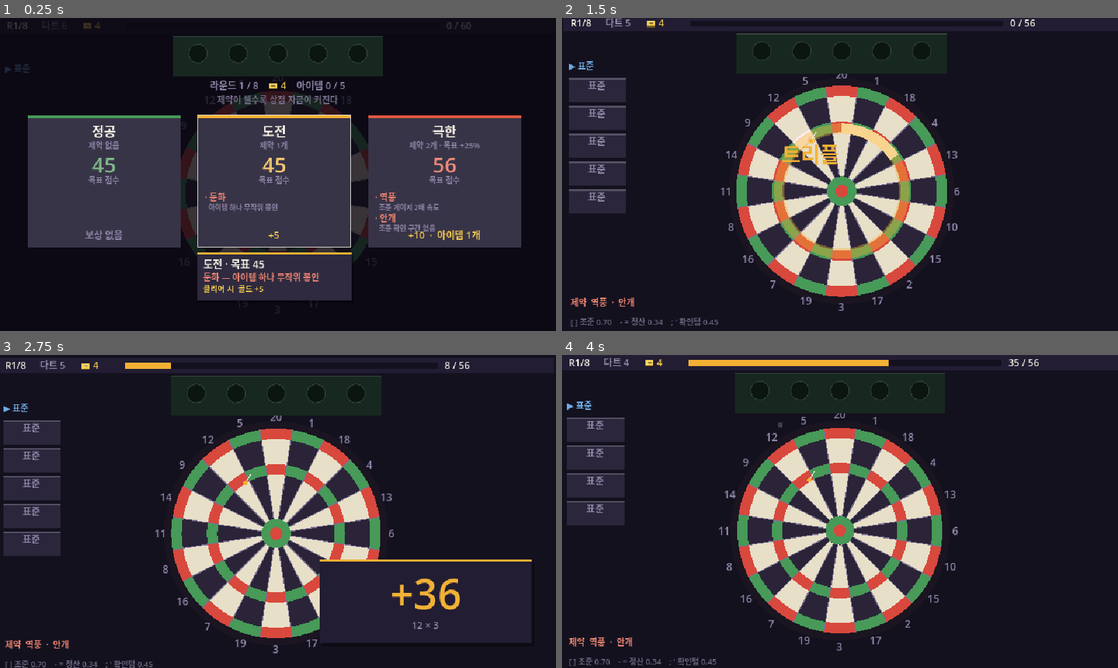
Above: before the commit, frames 1-4 (two rows, left to right).
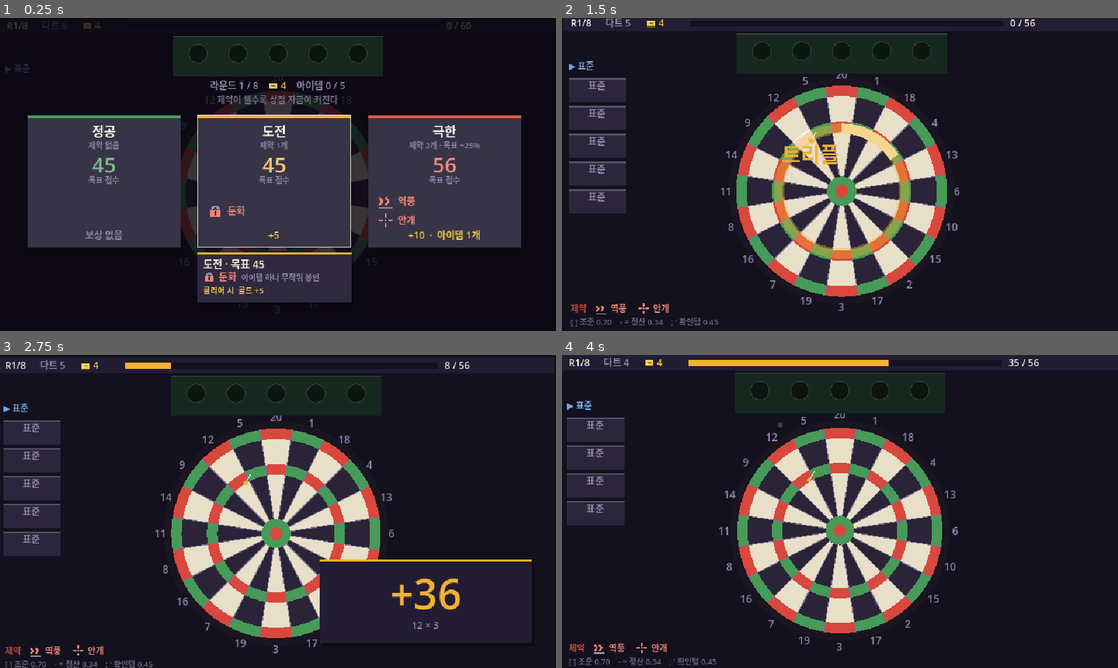
Above: after the commit, the same moments.

Repository: GGbong69/test-03
Game: Godot game, scene res://scenes/main.tscn
The game is run twice, just before and just after one commit, with the same random seed, the same clock (stepped at 60 frames per second) and the same inputs.
Inputs (mouse positions are in pixels of both pictures, inside the frame that each line leads up to):
- Up to frame 1 (0.25 s): no input
- Up to frame 2 (1.5 s): tap Enter at 0.5 s; move the mouse to (962, 158) at 0.52 s; click (962, 158) at 0.67 s; tap Space at 0.77, 1.25 s; move the mouse to (728, 190) at 1.27 s; click (728, 190) at 1.42 s
- Up to frame 3 (2.75 s): tap Space at 1.52 s; move the mouse to (333, 442) at 2.02 s; click (333, 442) at 2.17 s
- Up to frame 4 (4 s): move the mouse to (812, 574) at 2.77 s; click (812, 574) at 2.92 s; tap Space at 3.02, 3.77 s; move the mouse to (1006, 558) at 3.52 s; click (1006, 558) at 3.67 s

The runs differ from the first frame. In frame 1, 1.5% of the frame differs, in the area x 35-79%, y 55-91%; in frame 2, 0.3%; in frame 3, 0.3%; in frame 4, 0.3%.

Commit message:
스테이지 제약에 아이콘 추가
8pt 설명 줄이 안 읽히는 것이 발단이었다. 640x360 에
texture_filter=0 이면 8px 한글은 자모 성분이 1px 밑으로 내려가
회색 얼룩이 된다. 그 줄을 없애고 아이콘이 같은 뜻을 실루엣으로
옮긴다. 정확한 문구는 툴팁이 그대로 들고 있다.

여섯이 지배 형태를 하나씩 갖는다 — 좁은 판 세로 막대쌍,
역풍 겹화살, 안개 십자, 단벌 가로 층, 금지 구역 부채꼴,
둔화 자물쇠. 색을 다 빼도 갈린다.

테두리 원은 안 쓴다. 스테이지 화면에는 빈 칩 홈이 속 빈 고리로
최대 다섯 개 떠 있고 그 뜻이 "아직 아무것도 없음" 이다. 같은
프레임에서 같은 형태가 두 뜻을 지면 안 된다.

_icon_mod 는 좋아진 곳을 C_ACC 로 덮는다. 제약은 정확히 뒤집어
나빠진 곳만 칠한다. 이 세트에 금색은 한 번도 안 나온다 — 한 점만
섞여도 얻는 것으로 읽힌다. 회색조에서 색은 못 믿으므로 loss 는
여섯 중 다섯에서 그 아이콘의 가장 큰 도형이다.

유령선(반투명 옛 형태)은 버렸다. 카드 바탕이 하단 줄 바탕보다
다섯 배 밝아서 같은 반투명 선이 자리에 따라 구조선보다 진해진다.

금지 구역의 조각이 12시인 것은 임의가 아니다. sectors[0]=20 이고
annulus_at 의 각 0 이 위쪽이다.

같이 옮긴 것 — 하단 제약 줄이 baseline 334 라 점수 카드(바닥 328)
안으로 들어가 있었다. 341 로 내렸다.

Co-Authored-By: Claude Opus 5 <noreply@anthropic.com>

Diff:
--- a/scripts/game.gd
+++ b/scripts/game.gd
@@ -1593,6 +1593,156 @@
 
 
 # ══════════════════════════════════════════════════════════
+#  제약 아이콘
+# ──────────────────────────────────────────────────────────
+#  GameData.MODIFIERS 6종. 세 자리에서 크기만 달리 쓴다.
+#    스테이지 카드 r=9(18px) · 하단 제약 줄 r=7(14px) · 툴팁 r=7(14px)
+#  이름을 _icon_mod 로 못 짓는다 — 코드에서 mod 는 이미 보드 개조다.
+#
+#  ── 실루엣 ──
+#  이 게임은 이미 네 실루엣을 썼다.
+#    아이템     꽉 찬 원반      draw_item_chip
+#    개조       불투명 사각판    _icon_mod
+#    다트       긴 대각 획      _icon_dart
+#    빈 랙 홈   속 빈 고리      _panel_draw
+#  마지막 것이 결정적이다. 스테이지 화면 y 21~67 에 지름 21.6px 짜리
+#  빈 고리가 최대 5개 떠 있고 그 뜻이 "아직 아무것도 없음"이다.
+#  그래서 제약은 원도 사각도 대각선도 테두리도 쓰지 않는다. 바탕 없이
+#  2r 정사각 안에 획과 덩어리만 놓고 여섯이 지배 형태를 하나씩 갖는다.
+#    narrow 세로 막대쌍 · gust 겹화살 · fog 십자
+#    short  가로 층    · dead 부채꼴  · dull 자물쇠
+#  색을 다 빼도 여섯이 갈린다.
+#
+#  ── 세 톤 ──
+#    grey  살아남은 것       C_WIRE.lightened(0.18)
+#    loss  제약이 부순 것     C_MULT.lightened(0.25)  ← 옆 이름 글자와 같은 값
+#    cut   덩어리에 파낸 홈    loss 위에만 얹는다
+#  유령선(반투명 옛 형태)은 안 쓴다. 카드 바탕 C_PANEL.lightened(0.10) 은
+#  하단 줄 바탕 C_BG 보다 밝기가 5배라, 반투명 1px 선은 카드 위에서
+#  grey 와 명암이 붙어 구조선과 구별이 안 되고 오히려 더 진해진다.
+#  파선으로 끊기엔 14px 에서 호가 3~5px 라 자리가 없다. 없어진 것은
+#  "없음"과 "그 자리를 덮은 loss" 로만 말한다.
+#  cut 을 바탕색이 아니라 고정 어두운 색으로 둔 것도 같은 이유다.
+#  항상 loss 덩어리 위에만 찍으므로 대비가 7:1 로 고정이고 자리를
+#  안 탄다. 바탕색으로 구멍을 뚫으면 하단 줄에선 C_BG 와 같아져
+#  그리나 마나가 된다.
+#
+#  ── 극성 ──
+#  _icon_mod 는 좋아진 곳을 C_ACC 로 덮는다. 여기는 정확히 뒤집어
+#  나빠진 곳만 loss 로 칠한다. 이 세트에 C_ACC / C_GOLD 는 한 번도
+#  안 나온다 — 금색이 한 점만 섞여도 "얻는 것"으로 읽힌다.
+#  loss 와 grey 의 휘도차는 1.23:1 뿐이라 회색조에서 색은 못 믿는다.
+#  그래서 loss 는 여섯 중 다섯에서 그 아이콘의 가장 큰 단일 도형이다.
+#  narrow 만 예외인데, 주제가 "얇아짐" 자체라 loss 가 얇은 것이 곧 뜻이다.
+#
+#  ── 크기 ──
+#  좌표는 전부 r 비율, 두께에만 하한을 건다. narrow 의 2:1 은 하한이
+#  걸린 뒤에도 유지된다 — 굵은 쪽이 2.0 에 눌리면 얇은 쪽은 그 절반인
+#  1.0 이 되므로 비가 안 무너진다.
+#  여섯 전부 2r 정사각을 넘지 않는다. 하나라도 넘으면 세 자리의 여백
+#  검산이 아이콘마다 달라져 전부 거짓말이 된다.
+#  r=7 에서 가장 가는 획 1.05px, 가장 좁은 틈 1.09px. 하한은 r=6.5 다.
+# ══════════════════════════════════════════════════════════
+
+const LIM := {
+	"thin": 0.15, "thin_lo": 1.0,   # 맥락 획
+	"bold": 0.30, "bold_lo": 2.0,   # 구조 획
+}
+
+
+func _icon_modifier(c: Vector2, r: float, id: String, dim: float,
+		a: float = 1.0) -> void:
+	var grey := Color(C_WIRE.lightened(0.18).darkened(dim), a)
+	var loss := Color(C_MULT.lightened(0.25).darkened(dim), a)
+	var cut := Color(C_DARK.darkened(0.45), a)          # loss 덩어리 안에만
+	var w1: float = maxf(r * float(LIM.thin), float(LIM.thin_lo))
+	var w2: float = maxf(r * float(LIM.bold), float(LIM.bold_lo))
+
+	match id:
+		# ── 좁은 판 ──────────────────────────────────────
+		# 세로 막대 둘, 굵기비 정확히 2:1. 왼쪽 grey 가 원래 폭,
+		# 오른쪽 loss 가 남은 폭이다. 한 프레임에 before/after 를 같이
+		# 넣으므로 유령선이 필요 없다 — 왼쪽 막대가 이미 그 유령이다.
+		"narrow":
+			var nh := r * 1.60
+			var nw := maxf(r * 0.34, 2.0)
+			draw_rect(Rect2(c + Vector2(-r * 0.40 - nw * 0.5, -nh * 0.5),
+					Vector2(nw, nh)), grey)
+			draw_rect(Rect2(c + Vector2(r * 0.40 - nw * 0.25, -nh * 0.5),
+					Vector2(nw * 0.5, nh)), loss)
+
+		# ── 역풍 ────────────────────────────────────────
+		# 겹화살. 배속 버튼 관례 그대로라 "2배"를 개수로 말한다 —
+		# 학습 비용이 0 이고, 각진 획이라 세트에서 유일하다.
+		# 아래 가는 선은 게이지 궤도, 이 아이콘에서 유일하게 멀쩡한 것.
+		"gust":
+			draw_line(c + Vector2(-r * 0.88, r * 0.86),
+					c + Vector2(r * 0.88, r * 0.86), grey, w1)
+			for i in 2:
+				var gx := r * (-0.80 + 0.80 * float(i))
+				draw_line(c + Vector2(gx, -r * 0.46),
+						c + Vector2(gx + r * 0.44, 0.0), loss, w2)
+				draw_line(c + Vector2(gx + r * 0.44, 0.0),
+						c + Vector2(gx, r * 0.46), loss, w2)
+
+		# ── 안개 ────────────────────────────────────────
+		# CONFIRM 은 조준 십자에 링 두 개(22→7, 30→11)를 조여 붙여
+		# "멈춰 볼 틈"을 만든다. 그 링이 통째로 없다. 남은 것은 십자와
+		# 가운데 표적점뿐이고, 둘 사이의 빈 고리가 사라진 확인 구간이다.
+		"fog":
+			var hole := r * 0.34
+			for i in 4:
+				var fa := TAU * float(i) * 0.25
+				var fd := Vector2(cos(fa), sin(fa))
+				draw_line(c + fd * hole, c + fd * r * 0.86, loss, w2)
+			draw_circle(c, r * 0.16, grey)
+
+		# ── 단벌 ────────────────────────────────────────
+		# 탄창 그대로 — 가로 칸을 세로로 쌓는다(_mag_rect 도 그 배치다).
+		# 남은 두 칸은 grey, 없어진 맨 윗칸 자리에는 칸보다 긴 loss 막대를
+		# 눕힌다. 칸보다 길어야 "줄의 일원"이 아니라 "가로지른 마이너스"다.
+		"short":
+			var sbw := r * 1.30
+			var sbh := r * 0.30
+			draw_rect(Rect2(c + Vector2(-r * 0.86, -r * 0.72),
+					Vector2(r * 1.72, r * 0.34)), loss)
+			for i in 2:
+				draw_rect(Rect2(c + Vector2(-sbw * 0.5,
+						r * (-0.13 + 0.50 * float(i))), Vector2(sbw, sbh)), grey)
+
+		# ── 금지 구역 ────────────────────────────────────
+		# 20번은 화면에서 12시다 — sectors[0]=20 이고 annulus_at 의 각 0 이
+		# Vector2(sin, -cos) 라 위쪽이며 _draw_board 의 0번 칸이 그 자리를
+		# 걸친다. 그래서 꼭짓점을 아래 두고 위로 벌어지는 조각을 그린다.
+		# 여섯 중 이것만 grey 가 없다 — 조각이 통째로 죽으므로 살아남은
+		# 것이 없고, 없는 것을 그리면 거짓말이 된다.
+		"dead":
+			var ap := c + Vector2(0.0, r * 0.74)
+			var fan := PackedVector2Array([ap])
+			for i in 9:
+				var da := lerpf(-0.52, 0.52, float(i) / 8.0)
+				fan.append(ap + Vector2(sin(da), -cos(da)) * r * 1.58)
+			draw_colored_polygon(fan, loss)
+			# 0점. 폭을 조각 폭에서 역산했으므로 어느 크기에서도 안 샌다
+			# (아래 모서리 안쪽으로 0.156r = r=7 에서 1.09px 남는다).
+			draw_rect(Rect2(c + Vector2(-r * 0.44, -r * 0.54),
+					Vector2(r * 0.88, maxf(r * 0.24, 1.4))), cut)
+
+		# ── 둔화 ────────────────────────────────────────
+		# 여섯 중 유일하게 보드가 아니라 칩을 건드리는 제약이라 혼자만
+		# 기하가 아니라 물건이다 — 그 어긋남이 곧 "대상이 다르다"는 표시다.
+		# 랙이 봉인 칩에 이미 "봉인"을 C_MULT 로 찍으므로 자물쇠는
+		# 이 게임에 이미 있는 어휘다. 아치가 dead 의 부채꼴과 갈라준다.
+		"dull":
+			var ly := c.y - r * 0.13
+			draw_arc(Vector2(c.x, ly), r * 0.44, PI, TAU, 12, grey, w2)
+			draw_rect(Rect2(Vector2(c.x - r * 0.68, ly),
+					Vector2(r * 1.36, r * 0.86)), loss)
+			draw_circle(Vector2(c.x, c.y + r * 0.18), r * 0.15, cut)
+			draw_rect(Rect2(c + Vector2(-r * 0.12, r * 0.18),
+					Vector2(r * 0.24, r * 0.38)), cut)
+
+# ══════════════════════════════════════════════════════════
 #  툴팁 (마우스 오버)
 # ──────────────────────────────────────────────────────────
 #  바깥과 닿는 곳은 둘뿐이다.
@@ -1623,9 +1773,11 @@
 var tip_a := 0.0                # 페이드
 
 
-func _tip_add(t: String, sz: int, c: Color) -> void:
+# ic  왼쪽에 붙일 제약 아이콘 id (없으면 빈 문자열 — 기존 호출은 3인자 그대로)
+# tl  이름 뒤에 9pt 로 이어 붙일 설명 (제약 줄에서만 쓴다)
+func _tip_add(t: String, sz: int, c: Color, ic := "", tl := "") -> void:
 	if t != "":
-		tip_lines.append({"s": t, "sz": sz, "c": c})
+		tip_lines.append({"s": t, "sz": sz, "c": c, "ic": ic, "tl": tl})
 
 
 func _tip_clear() -> void:
@@ -1722,7 +1874,7 @@
 				_tip_add("제약 없음 — 기본 목표 그대로", 10, C_DIM)
 			else:
 				for md in sp.mods:
-					_tip_add("%s — %s" % [md.n, md.d], 10, C_MULT.lightened(0.25))
+					_tip_add(md.n, 11, C_MULT.lightened(0.25), md.id, md.d)
 			var rw := []
 			if sp.d.gold > 0:
 				rw.append("골드 +%d" % sp.d.gold)
@@ -1741,7 +1893,9 @@
 func _tip_size() -> Vector2:
 	var h: float = TIP.pad * 2.0 + TIP.title
 	for l in tip_lines:
-		h += TIP.line
+		# 아이콘 줄만 14px 아이콘이 들어가게 2px 키운다. 극한 카드(제약 2개)가
+		# 14+15+15+15+13 = 72 로, 뒤집기 한계 86 에 14px 여유가 남는다.
+		h += TIP.line + (2.0 if l.ic != "" else 0.0)
 	return Vector2(TIP.w, h)
 
 
@@ -1790,11 +1944,23 @@
 	draw_string(font, Vector2(tx, p.y + TIP.pad + 11.0), tip_title,
 			HORIZONTAL_ALIGNMENT_LEFT, -1, 12, Color(C_TXT, tip_a))
 
+	# _tip_draw 의 본문 루프. 이 시점에 transform 은 이미 Vector2.ZERO 라
+	# 아이콘도 안 흔들린다. 페이드는 tip_a 를 알파로 넘겨 글자와 같이 뜬다.
+	# 아이콘 없는 줄은 ic == "" 로 예전 경로 그대로 간다.
 	var y: float = p.y + TIP.pad + TIP.title + 10.0
 	for l in tip_lines:
-		draw_string(font, Vector2(p.x + TIP.pad, y), l.s,
-				HORIZONTAL_ALIGNMENT_LEFT, sz.x - TIP.pad * 2.0, l.sz, Color(l.c, tip_a))
-		y += TIP.line
+		var lx: float = p.x + TIP.pad
+		if l.ic != "":
+			_icon_modifier(Vector2(lx + 7.0, y - 4.0), 7.0, l.ic, 0.0, tip_a)
+			lx += 18.0
+		draw_string(font, Vector2(lx, y), l.s, HORIZONTAL_ALIGNMENT_LEFT,
+				p.x + sz.x - TIP.pad - lx, l.sz, Color(l.c, tip_a))
+		if l.tl != "":
+			var tw: float = font.get_string_size(l.s, HORIZONTAL_ALIGNMENT_LEFT,
+					-1, l.sz).x + 5.0
+			draw_string(font, Vector2(lx + tw, y), l.tl, HORIZONTAL_ALIGNMENT_LEFT,
+					p.x + sz.x - TIP.pad - lx - tw, 9, Color(C_DIM, tip_a))
+		y += TIP.line + (2.0 if l.ic != "" else 0.0)
 
 	draw_set_transform(sh)
 
@@ -1907,13 +2073,17 @@
 		draw_string(font, r.position + Vector2(0, 78), "목표 점수",
 				HORIZONTAL_ALIGNMENT_CENTER, r.size.x, 9, C_DIM)
 
-		var y := 98.0
+		# 8pt 설명 줄은 없앤다 — 640×360, texture_filter=0 에서 8px 한글은
+		# 자모 성분이 1px 밑으로 내려가 회색 얼룩이 된다. 정확한 문구는
+		# 툴팁이 그대로 들고 있으므로 잃는 정보가 없다. 카드는 셋을 훑어
+		# 하나를 고르는 면이고, 훑기에 쓰이는 채널은 글자가 아니라 실루엣이다.
+		var my := 110.0 if sp.mods.size() == 1 else 99.0
 		for m in sp.mods:
-			draw_string(font, r.position + Vector2(8, y), "· " + m.n,
-					HORIZONTAL_ALIGNMENT_LEFT, -1, 10, C_MULT.lightened(0.25))
-			draw_string(font, r.position + Vector2(8, y + 11), "  " + m.d,
-					HORIZONTAL_ALIGNMENT_LEFT, -1, 8, C_DIM)
-			y += 24.0
+			_icon_modifier(r.position + Vector2(20.0, my), 9.0, m.id, 0.0)
+			draw_string(font, r.position + Vector2(34.0, my + 4.0), m.n,
+					HORIZONTAL_ALIGNMENT_LEFT, r.size.x - 42.0, 11,
+					C_MULT.lightened(0.25))
+			my += 22.0
 
 		var rw := "보상 없음"
 		if sp.d.gold > 0:
@@ -2054,11 +2224,20 @@
 		draw_string(font, Vector2(0, 348), hint,
 				HORIZONTAL_ALIGNMENT_CENTER, VIEW.x, 12, C_ACC)
 	if not active_mods.is_empty():
-		var names := []
+		# baseline 을 334 → 341 로 내린다. 진짜 이웃은 힌트 줄(가운데 정렬이라
+		# 가로로 안 만난다)이 아니라 점수 카드다 — card_y=232 + CARD_H=96 =
+		# 바닥 328 이고 card_side<0 이면 x 82~326 을 덮는다. 334 짜리 10pt 는
+		# 지금도 캡 상단이 ~326 이라 카드 안으로 들어가 있었다.
+		var mx := 8.0
+		draw_string(font, Vector2(mx, 341), "제약",
+				HORIZONTAL_ALIGNMENT_LEFT, -1, 10, C_MULT.darkened(0.15))
+		mx += font.get_string_size("제약", HORIZONTAL_ALIGNMENT_LEFT, -1, 10).x + 9.0
 		for m in active_mods:
-			names.append(m.n)
-		draw_string(font, Vector2(8, 334), "제약  " + "  ·  ".join(names),
-				HORIZONTAL_ALIGNMENT_LEFT, -1, 10, C_MULT.lightened(0.25))
+			_icon_modifier(Vector2(mx + 7.0, 337.0), 7.0, m.id, 0.0)
+			mx += 18.0
+			draw_string(font, Vector2(mx, 341), m.n,
+					HORIZONTAL_ALIGNMENT_LEFT, -1, 10, C_MULT.lightened(0.25))
+			mx += font.get_string_size(m.n, HORIZONTAL_ALIGNMENT_LEFT, -1, 10).x + 12.0
 
 	draw_string(font, Vector2(8, 356), "[ ] 조준 %.2f    - = 정산 %.2f    ; ' 확인텀 %.2f"
 			% [gauge_speed, beat, confirm_hold], HORIZONTAL_ALIGNMENT_LEFT, -1, 9,
